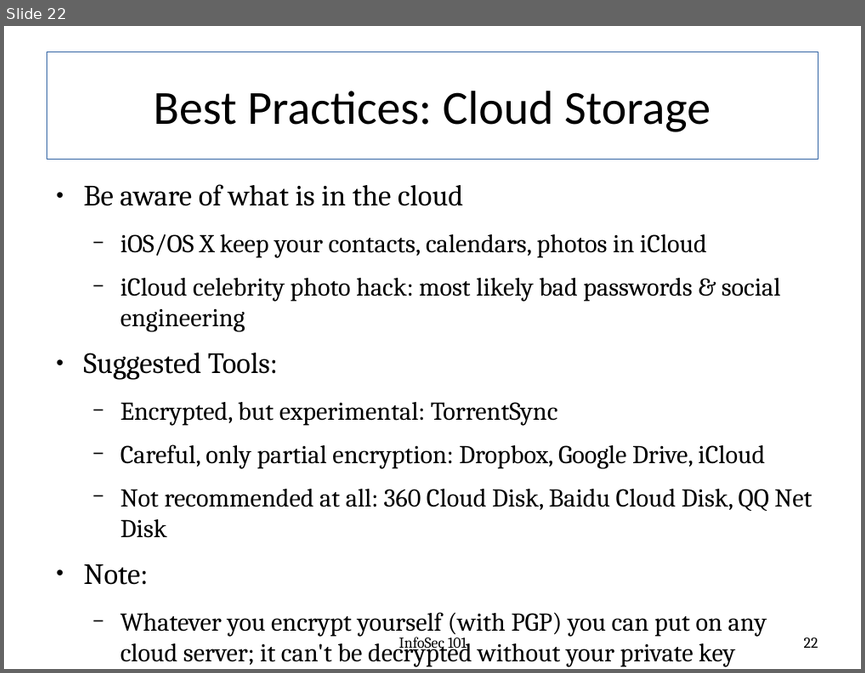
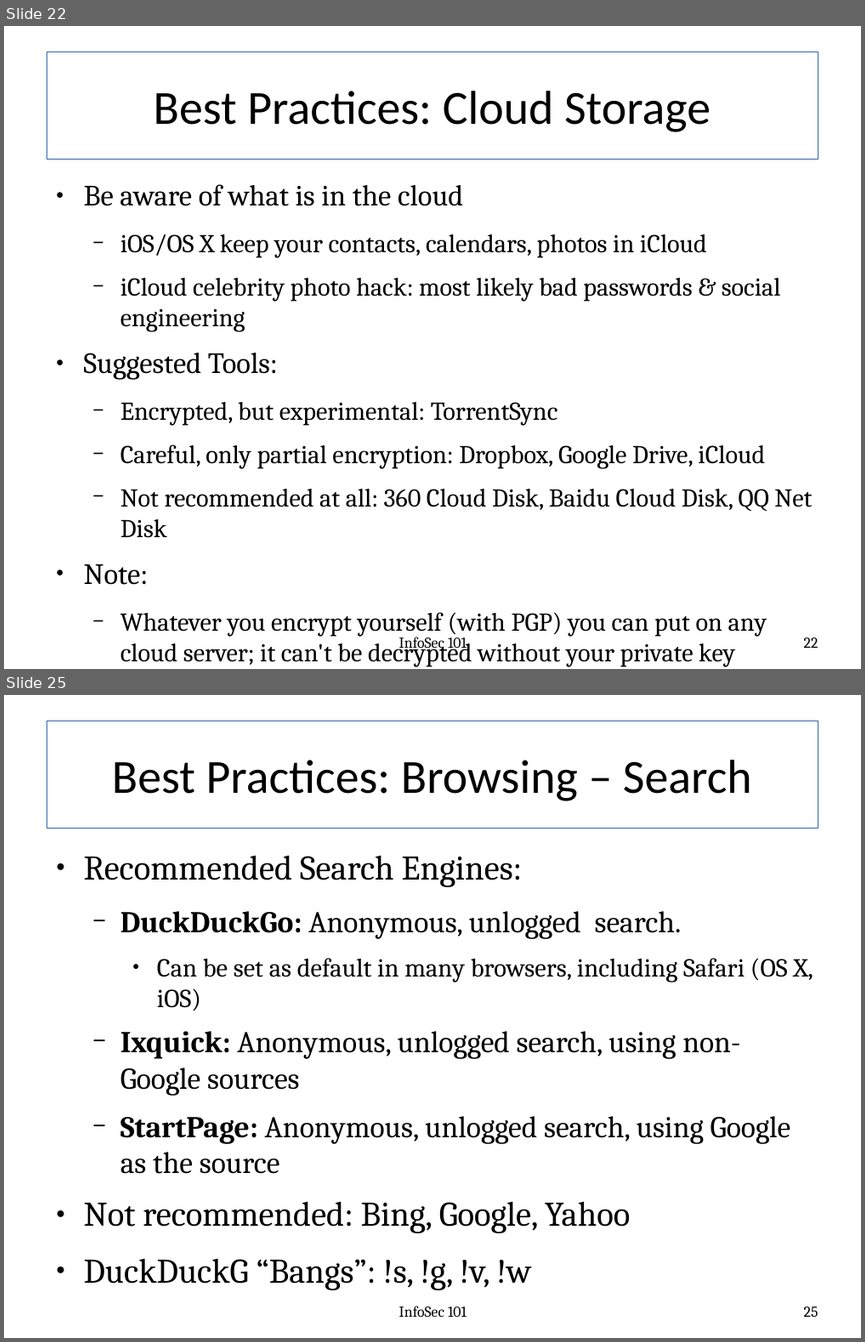
Before and after one commit to fabianlischka/InfoSec101, a slide deck: InfoSec101-Presentation-FCC-2015-02-26.odp. Shown one above the other, each under a label of ours: slide 22 before the commit, slides 22 and 25 after it; the slides between them are not shown. The pictures are 865x673 and 865x1342 pixels, drawn with LibreOffice and Linux fonts; fonts in the diff are those of the drawing. Boxes give left, top, right and bottom in pixels: in the first picture for what was removed or moved away, otherwise in the second. Text is boxed around its words. In the diff, an @@ line names an element or a change of style, - is before the commit and + after.

```diff
--- a/InfoSec101-Presentation-FCC-2015-02-26.odp
+++ b/InfoSec101-Presentation-FCC-2015-02-26.odp
@@ slide 25 added at (4,695,861,1338), background #FFFFFF @@
@@ title added at (46,721,818,828), outline #3465A4 0.79 pt, 44 pt, text #000000 @@
+Best Practices: Browsing – Search
@@ text added at (84,855,813,1290), 28 pt, text #000000 @@
+● Recommended Search Engines:
+  − DuckDuckGo: Anonymous, unlogged search.
+    ● Can be set as default in many browsers, including Safari (OS X, iOS)
+  − Ixquick: Anonymous, unlogged search, using non-Google sources
+  − StartPage: Anonymous, unlogged search, using Google as the source
+● Not recommended: Bing, Google, Yahoo
+● DuckDuckG “Bangs”: !s, !g, !v, !w
@@ text added at (399,1305,466,1316), 14 pt, text #000000 @@
+InfoSec 101
@@ page number added at (804,1306,818,1316), 14 pt, text #000000 @@
+25
```
Also in this commit, not shown: 8 slides changed, 24 other slides added.
